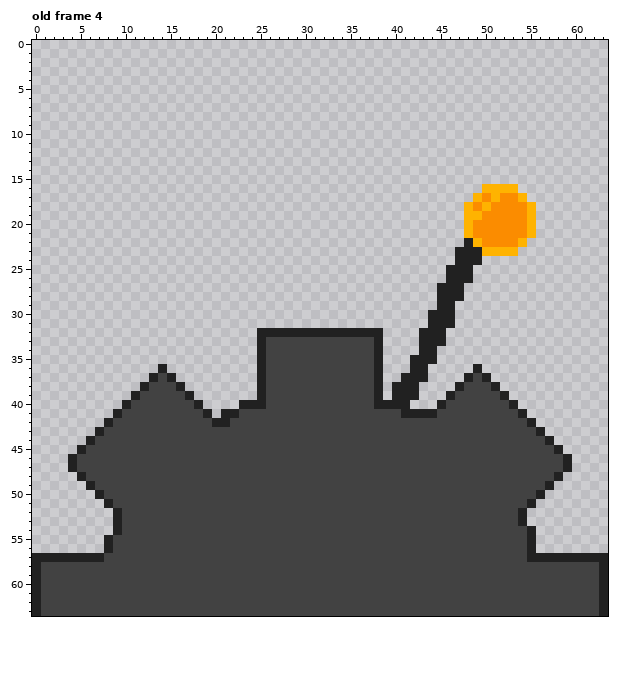
Pixel-art file, stored at graphics/entity/lever/lever.ase. That is the earlier state.
64x64 pixels, 5 frames. Shown: old frame 4. The commit also changed other frames, which this record leaves out.
Once edited:
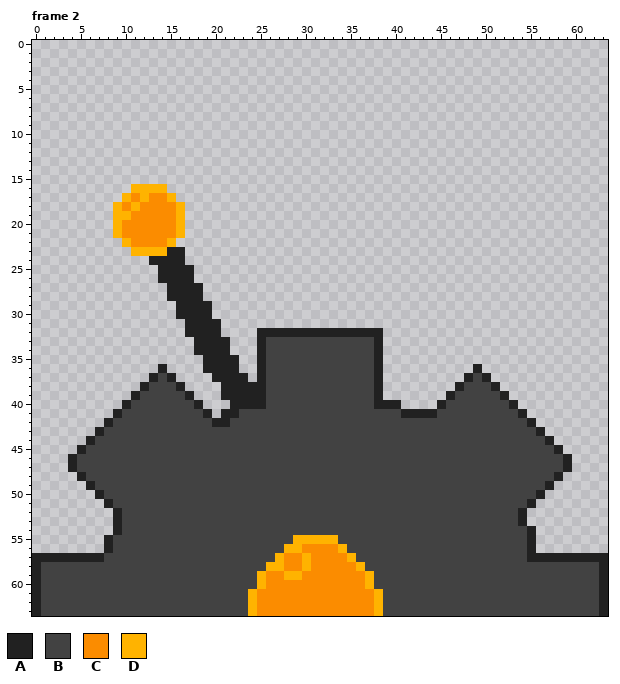
Palette (. is transparent): A #212121  B #424242  C #fb8c00  D #ffb300
A new or re-ordered frame is compared with the old frame closest to it.
Edits made:
frames re-ordered
--- frame 2 against old frame 4
@@ x 0..63 @@
 15 ................................................................
-16 ..................................................DDDD..........
-17 .................................................DCDCCD.........
-18 ................................................DCDCCCCD........
-19 ................................................DDCCCCCD........
-20 ................................................DCCCCCCD........
-21 ................................................DCCCCCCD........
-22 ................................................ADCCCCD.........
-23 ...............................................AAADDDD..........
-24 ...............................................AAA..............
-25 ..............................................AAA...............
-26 ..............................................AAA...............
-27 .............................................AAA................
-28 .............................................AAA................
-29 .............................................AA.................
-30 ............................................AAA.................
-31 ............................................AAA.................
-32 .........................AAAAAAAAAAAAAA....AAA..................
-33 .........................ABBBBBBBBBBBBA....AAA..................
-34 .........................ABBBBBBBBBBBBA....AA...................
-35 .........................ABBBBBBBBBBBBA...AAA...................
-36 ..............A..........ABBBBBBBBBBBBA...AA.....A..............
-37 .............ABA.........ABBBBBBBBBBBBA..AAA....ABA.............
-38 ............ABBBA........ABBBBBBBBBBBBA.AAA....ABBBA............
-39 ...........ABBBBBA.......ABBBBBBBBBBBBA.AAA...ABBBBBA...........
-40 ..........ABBBBBBBA....AAABBBBBBBBBBBBAAAA...ABBBBBBBA..........
+16 ...........DDDD.................................................
+17 ..........DCDCCD................................................
+18 .........DCDCCCCD...............................................
+19 .........DDCCCCCD...............................................
+20 .........DCCCCCCD...............................................
+21 .........DCCCCCCD...............................................
+22 ..........DCCCCD................................................
+23 ...........DDDDAA...............................................
+24 .............AAAA...............................................
+25 ..............AAAA..............................................
+26 ..............AAAA..............................................
+27 ...............AAAA.............................................
+28 ...............AAAA.............................................
+29 ................AAAA............................................
+30 ................AAAA............................................
+31 .................AAAA...........................................
+32 .................AAAA....AAAAAAAAAAAAAA.........................
+33 ..................AAAA...ABBBBBBBBBBBBA.........................
+34 ..................AAAA...ABBBBBBBBBBBBA.........................
+35 ...................AAAA..ABBBBBBBBBBBBA.........................
+36 ..............A....AAAA..ABBBBBBBBBBBBA..........A..............
+37 .............ABA....AAAA.ABBBBBBBBBBBBA.........ABA.............
+38 ............ABBBA....AAAAABBBBBBBBBBBBA........ABBBA............
+39 ...........ABBBBBA...AAAAABBBBBBBBBBBBA.......ABBBBBA...........
+40 ..........ABBBBBBBA...AAAABBBBBBBBBBBBAAA....ABBBBBBBA..........
 41 .........ABBBBBBBBBA.AABBBBBBBBBBBBBBBBBBAAAABBBBBBBBBA.........
@@ x 22..40 @@
 54 BBBBBBBBBBBBBBBBBBB
-55 BBBBBBBBBBBBBBBBBBB
-56 BBBBBBBBBBBBBBBBBBB
-57 BBBBBBBBBBBBBBBBBBB
-58 BBBBBBBBBBBBBBBBBBB
-59 BBBBBBBBBBBBBBBBBBB
-60 BBBBBBBBBBBBBBBBBBB
-61 BBBBBBBBBBBBBBBBBBB
-62 BBBBBBBBBBBBBBBBBBB
-63 BBBBBBBBBBBBBBBBBBB
+55 BBBBBBBDDDDDBBBBBBB
+56 BBBBBBDDCCCCDBBBBBB
+57 BBBBBDCCDCCCCDBBBBB
+58 BBBBDDCCDCCCCCDBBBB
+59 BBBDCCDDCCCCCCCDBBB
+60 BBBDCCCCCCCCCCCDBBB
+61 BBDCCCCCCCCCCCCCDBB
+62 BBDCCCCCCCCCCCCCDBB
+63 BBDCCCCCCCCCCCCCDBB
Changed places in both pictures, as pixel boxes (x1, y1, x2, y2):
added: (113, 184, 257, 409)
erased: (392, 184, 536, 409)
changed: (248, 535, 383, 616)
